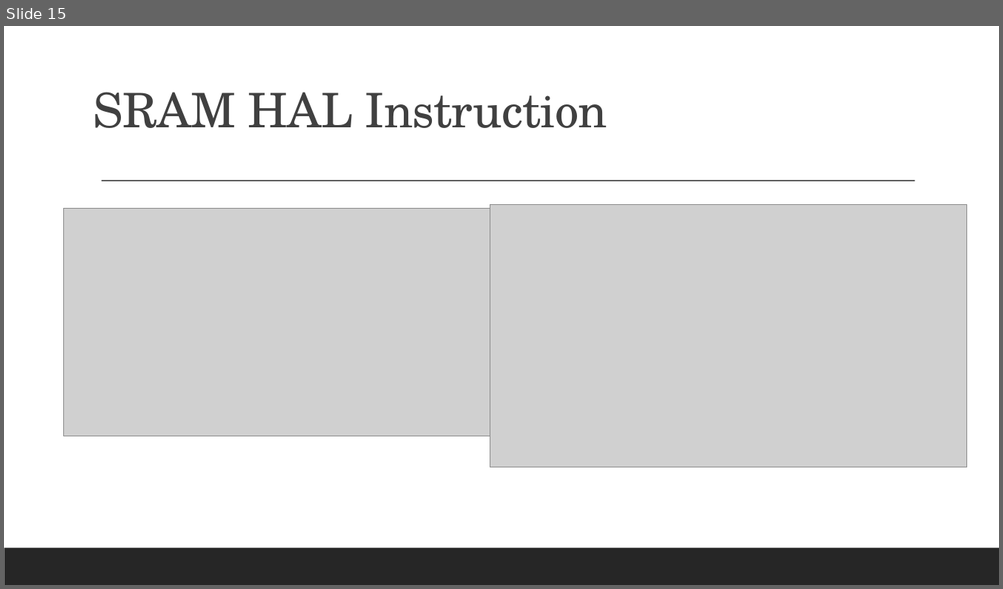
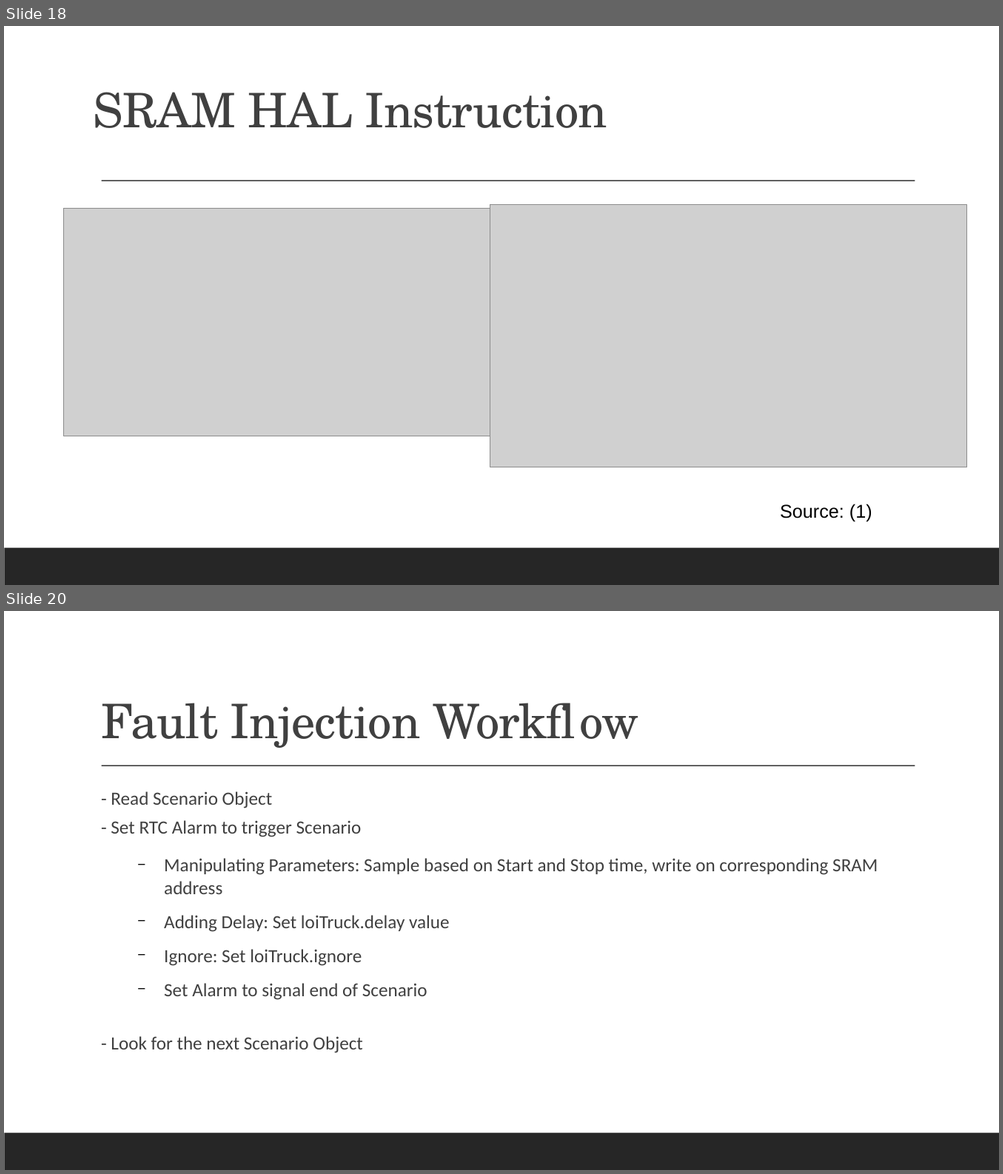
Before and after one commit to meomotminh/CAN-HAL, a slide deck: Thesis Present/PPT/Workshop 3 Presentation.odp. Shown one above the other, each under a label of ours: slide 15 before the commit, slides 18 and 20 after it; the slides between them are not shown. The pictures are 1003x589 and 1003x1174 pixels, drawn with LibreOffice and Linux fonts; fonts in the diff are those of the drawing; grey boxes stand for pictures. Boxes give left, top, right and bottom in pixels: in the first picture for what was removed or moved away, otherwise in the second. Text is boxed around its words. In the diff, an @@ line names an element or a change of style, - is before the commit and + after.

Commit message:
ppt + fault demo

```diff
--- a/Thesis Present/PPT/Workshop 3 Presentation.odp
+++ b/Thesis Present/PPT/Workshop 3 Presentation.odp
@@ slide 20 added at <box>4,611,999,1170</box>, background #FFFFFF; not listed: 2 template elements that a slide beside it also shows @@
@@ title added at <box>101,703,639,748</box>, 46 pt, text #404040 @@
+Fault Injection Workflow
@@ text added at <box>111,792,877,1054</box>, 18 pt, text #404040 @@
+  - Read Scenario Object
+  - Set RTC Alarm to trigger Scenario
+  − Manipulating Parameters: Sample based on Start and Stop time, write on corresponding SRAM address
+  − Adding Delay: Set loiTruck.delay value
+  − Ignore: Set loiTruck.ignore
+  − Set Alarm to signal end of Scenario
+  - Look for the next Scenario Object
@@ what was slide 15 is now slide 18 @@
@@ slide 18 changed as well @@
@@ text added at <box>780,504,872,522</box>, 18 pt, text #000000 @@
+Source: (1)
```
Also in this commit, not shown: 9 other slides changed, 11 other slides added, 14 slides removed, 7 other files.
